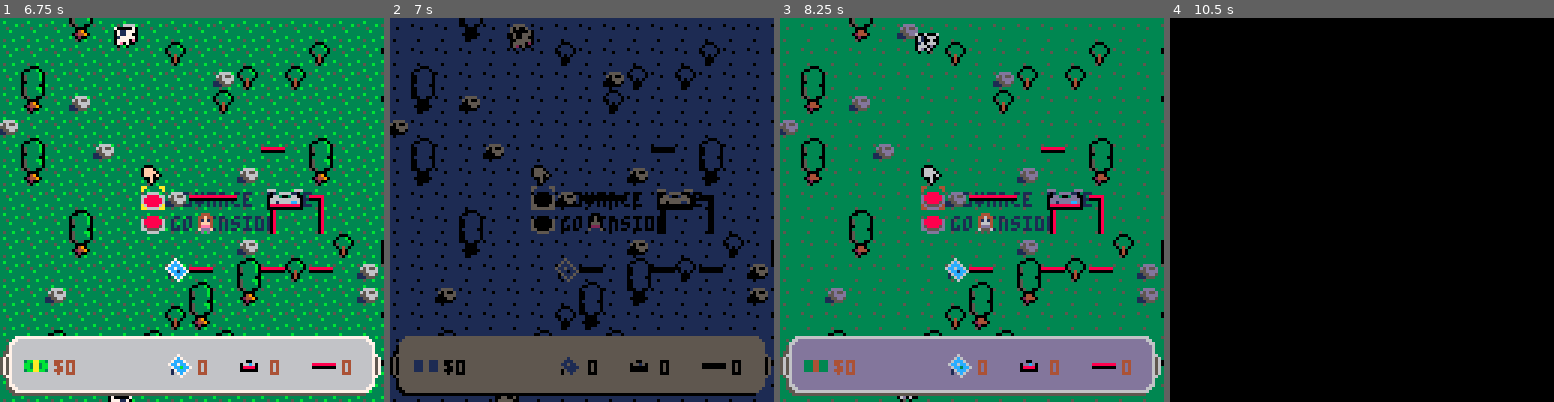
Above: before the commit, frames 1-4 (left to right).
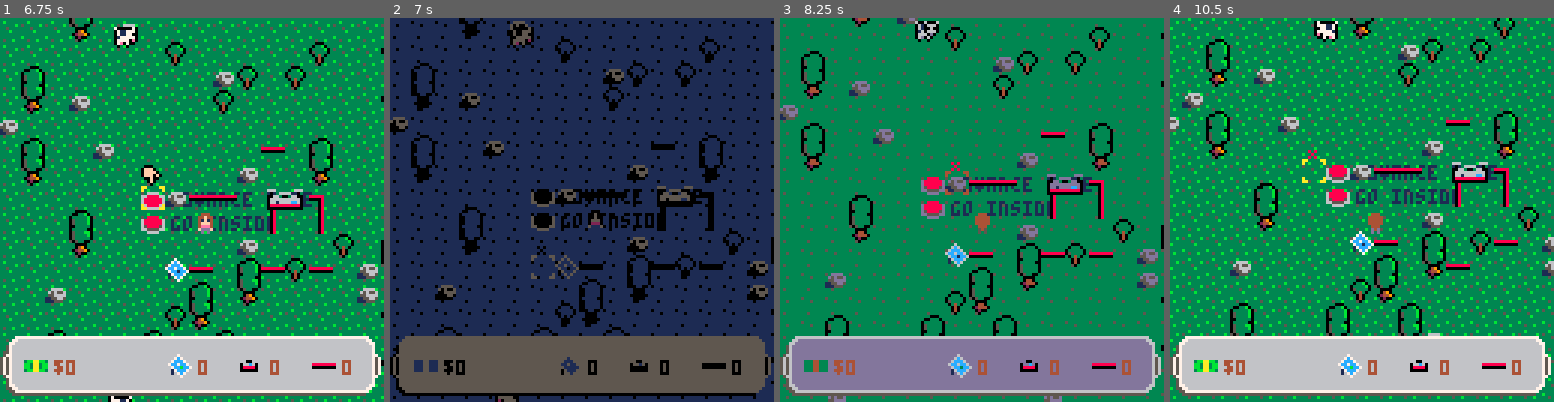
Above: after the commit, the same moments.

Repository: sargon2/pico8
Game: PICO-8 cartridge mine/solar_sally/solar_sally.p8
Same seed, same stepped clock (60 frames per second), same inputs: the game is played once before the commit and once after it.
Inputs (mouse positions are in pixels of both pictures, inside the frame that each line leads up to):
- Up to frame 1 (6.75 s): tap O (Z key) at 0.33, 0.7, 1.43, 2.22, 3.1, 3.98, 4.87, 5.75, 6.63 s; click (69, 121) at 0.67 s; tap X (X key) at 1.07, 2.07, 2.4, 2.73, 3.07, 3.4, 3.73, 4.07, 4.4, 4.73, 5.07, 5.4, 5.73, 6.07, 6.4, 6.73 s; click (130, 267) at 1.22 s; click (195, 114) at 1.77 s; hold Left 1.97-2.37 s; click (257, 259) at 2.32 s; hold Down 2.42-2.82 s; click (322, 106) at 2.87 s; hold Right 2.87-3.53 s; click (84, 256) at 3.42 s; hold Up 3.58-4.08 s; click (145, 102) at 3.97 s; hold Right 4.13-4.53 s; click (211, 248) at 4.52 s; hold Down 4.58-5.08 s; click (272, 94) at 5.07 s; hold Left 5.13-5.8 s; click (337, 244) at 5.62 s; hold Up 5.85-6.18 s; click (99, 90) at 6.17 s; hold Left 6.23-6.63 s; hold Down from 6.68 s (still down); click (161, 236) at 6.72 s
- Up to frame 2 (7 s): keep holding Down
- Up to frame 3 (8.25 s): tap X (X key) every 0.33 s from 7.07 to 8.07 s; release Down at 7.08 s; hold Right 7.13-7.8 s; click (1006, 83) at 7.27 s; tap O (Z key) at 7.52 s; click (1068, 229) at 7.82 s; hold Up from 7.85 s (still down)
- Up to frame 4 (10.5 s): release Up at 8.35 s; click (1219, 79) at 8.37 s; hold Right 8.4-8.8 s; tap X (X key) every 0.33 s from 8.4 to 10.4 s; tap O (Z key) at 8.4, 9.28, 10.17 s; hold Down 8.85-9.35 s; click (1285, 225) at 8.92 s; hold Left 9.4-10.07 s; click (1346, 71) at 9.47 s; click (1408, 217) at 10.02 s; hold Up 10.12-10.45 s

Frame 1 is identical in both runs. In frame 2, 13% of the frame differs, in the area x 0-100%, y 0-100%; in frame 3, 21%; in frame 4, 96%.

Commit message:
Minor button script cleanup

Diff:
--- a/mine/solar_sally/entities/Button.lua
+++ b/mine/solar_sally/entities/Button.lua
@@ -37,30 +37,20 @@
 end
 
 function Button.pressGoInside()
-    CoroutineRunner_StartScript(function()
-        Input_AllInputDisabled = true
-        fadetoblack_fade_co()
-
+    fadeAndDisableInputForCo(function ()
         unload_system(Placement)
         unload_system(World)
 
         load_system(IndoorWorld)
-
-        fadetoblack_fadein_co()
-        Input_AllInputDisabled = false
     end)
 end
 
 function Button.pressAdvanceTime()
-    CoroutineRunner_StartScript(function ()
-        Input_AllInputDisabled = true
-        fadetoblack_fade_co()
+    fadeAndDisableInputForCo(function ()
         PanelCalculator.add_panel_8h(3) -- 3*8 = 24, so one day
         -- Wait some frames
         for i=1,50 do
             yield()
         end
-        fadetoblack_fadein_co()
-        Input_AllInputDisabled = false
     end)
 end
--- a/mine/solar_sally/systems/Input.lua
+++ b/mine/solar_sally/systems/Input.lua
@@ -9,3 +9,9 @@
     if(Input_AllInputDisabled) return false
     return btnp(...)
 end
+
+function disableInputFor(fn)
+    Input_AllInputDisabled = true
+    fn()
+    Input_AllInputDisabled = false
+end
--- a/mine/solar_sally/systems/fadetoblack.lua
+++ b/mine/solar_sally/systems/fadetoblack.lua
@@ -26,6 +26,14 @@
 end
 
 -- Functions suitable for use as coroutines
+function fadeAndDisableInputForCo(fn)
+    CoroutineRunner_StartScript(function ()
+        fadetoblack_fade_co()
+        disableInputFor(fn)
+        fadetoblack_fadein_co()
+    end)
+end
+
 function fadetoblack_fade_co()
     local f = 0
     for f=1,24 do
